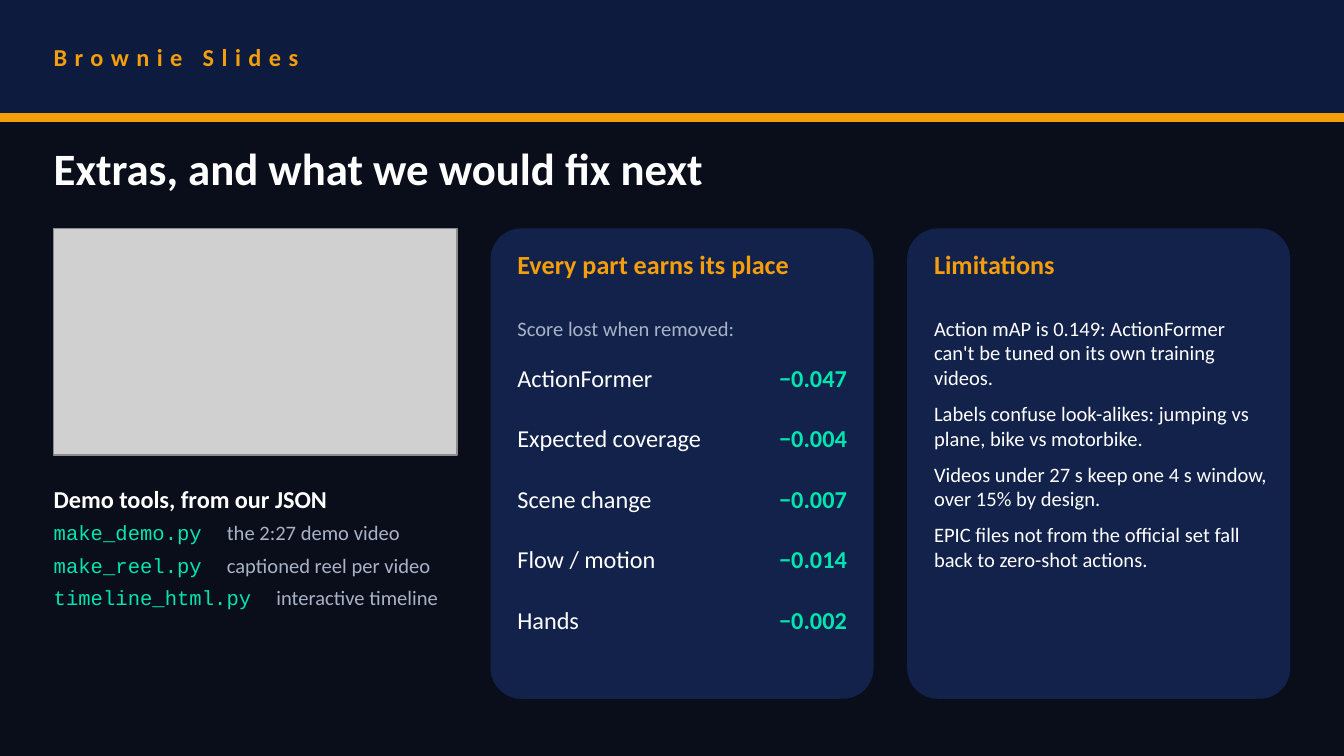
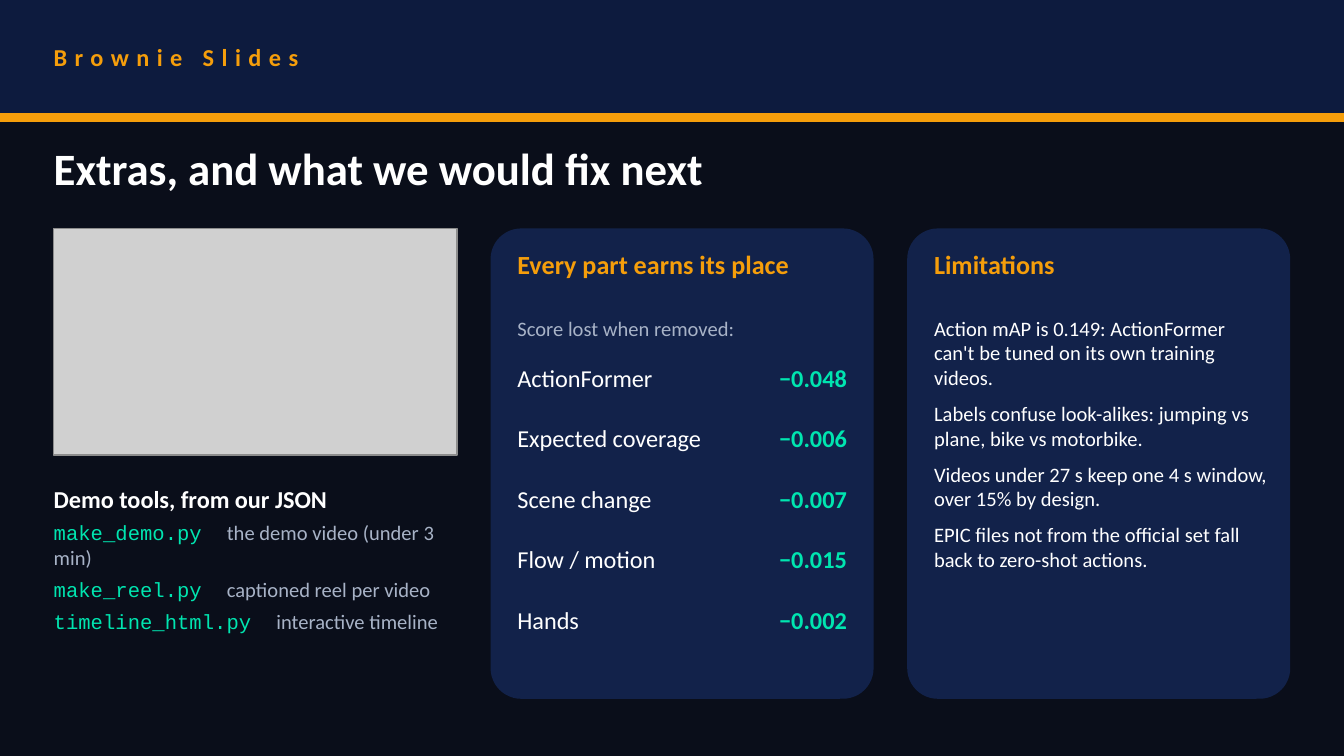
Before and after one commit to prakartii/samsung-xr-hackathon, a slide deck: slide 8 of docs/VITVellore_Nexus.pptx. Drawn at 1344x756 pixels with LibreOffice and Linux fonts; fonts in the diff are those of the drawing; grey boxes stand for pictures. Boxes give left, top, right and bottom in pixels: in the first picture for what was removed or moved away, otherwise in the second. Text is boxed around its words. In the diff, an @@ line names an element or a change of style, - is before the commit and + after.

Commit message:
Make the README, deck and demo match the code and the E1 results
Deck: no hedge-window claim (hedge.share is 0), no audio signal (off), no
submodularity guarantee (doesn't hold under the 50% capture rule); one
point now explains that windows are chosen under the official rule. Demo
pipeline card drops audio. Numbers come from the E1 report run and the
ablation tables regenerated under the E1 config. Latency re-measured on
the current config with an empty cache (41.0 s CPU per video minute,
i7-13700H, 4 videos) into results/latency_2026-11-21.csv. README states
that identical JSON needs identical video bytes.

```diff
--- a/docs/VITVellore_Nexus.pptx
+++ b/docs/VITVellore_Nexus.pptx
@@ text at box(779, 370, 847, 387): text changed @@
-−0.047
+−0.048
@@ text at box(779, 430, 847, 447): text changed @@
-−0.004
+−0.006
@@ text at box(54, 525, 434, 545): text changed @@
-make_demo.py the 2:27 demo video
+make_demo.py the demo video (under 3 min)
@@ text at box(779, 552, 847, 568): text changed @@
-−0.014
+−0.015
```
Also in this commit, not shown: 4 other slides changed, 9 other files.
